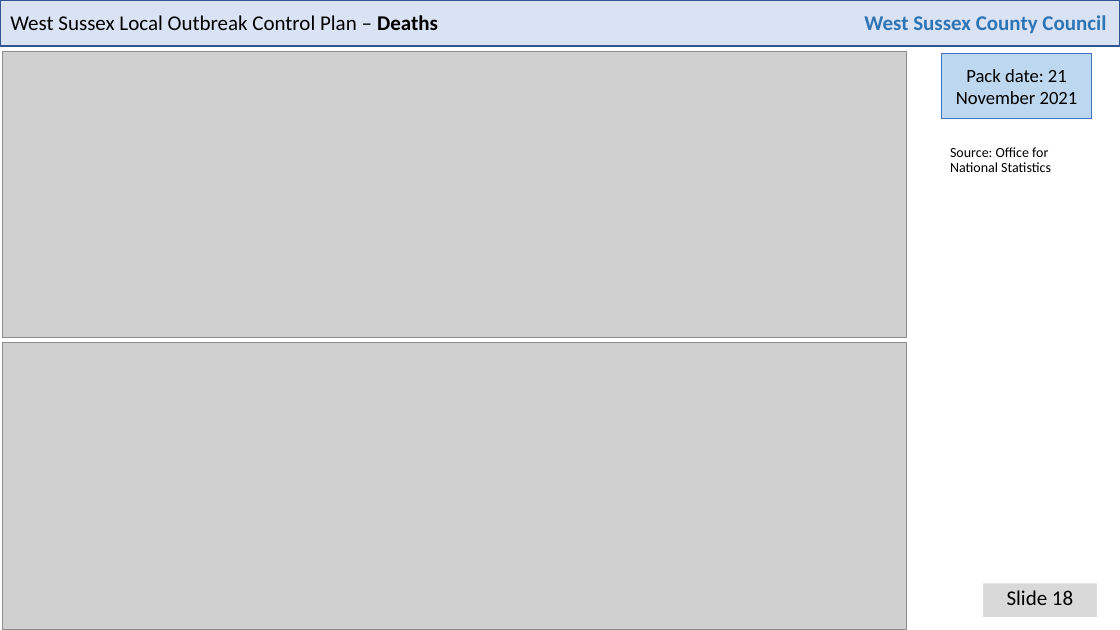
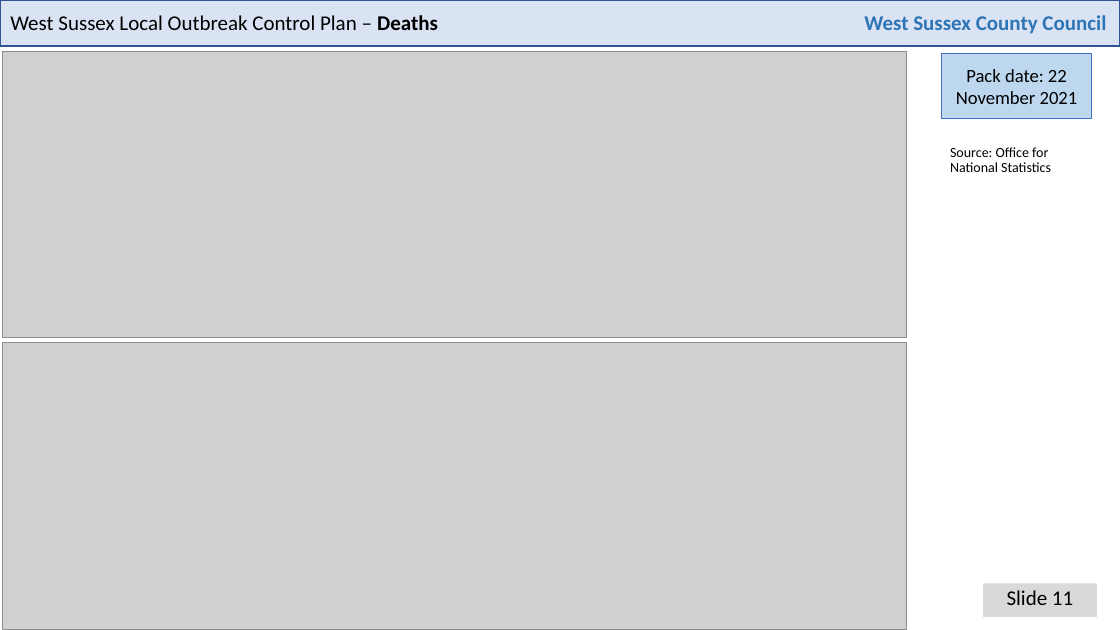
Before and after one commit to psychty/wsx_covid_datapack_public, a slide deck: slide 11 of Latest_West_Sussex_C19_slide_deck.pptx (slide 18 before the commit). Drawn at 1120x630 pixels with LibreOffice and Linux fonts; fonts in the diff are those of the drawing; grey boxes stand for pictures. Boxes give left, top, right and bottom in pixels: in the first picture for what was removed or moved away, otherwise in the second. Text is boxed around its words. In the diff, an @@ line names an element or a change of style, - is before the commit and + after.

```diff
--- a/Latest_West_Sussex_C19_slide_deck.pptx
+++ b/Latest_West_Sussex_C19_slide_deck.pptx
@@ text in rectangle at (x1=956, y1=69, x2=1078, y2=104): text changed @@
-Pack date: 21 November 2021
+Pack date: 22 November 2021
@@ text at (x1=1007, y1=590, x2=1073, y2=605): text changed @@
-Slide 18
+Slide 11
```
Also in this commit, not shown: 16 other slides changed, 5 slides removed, 37 other files.
